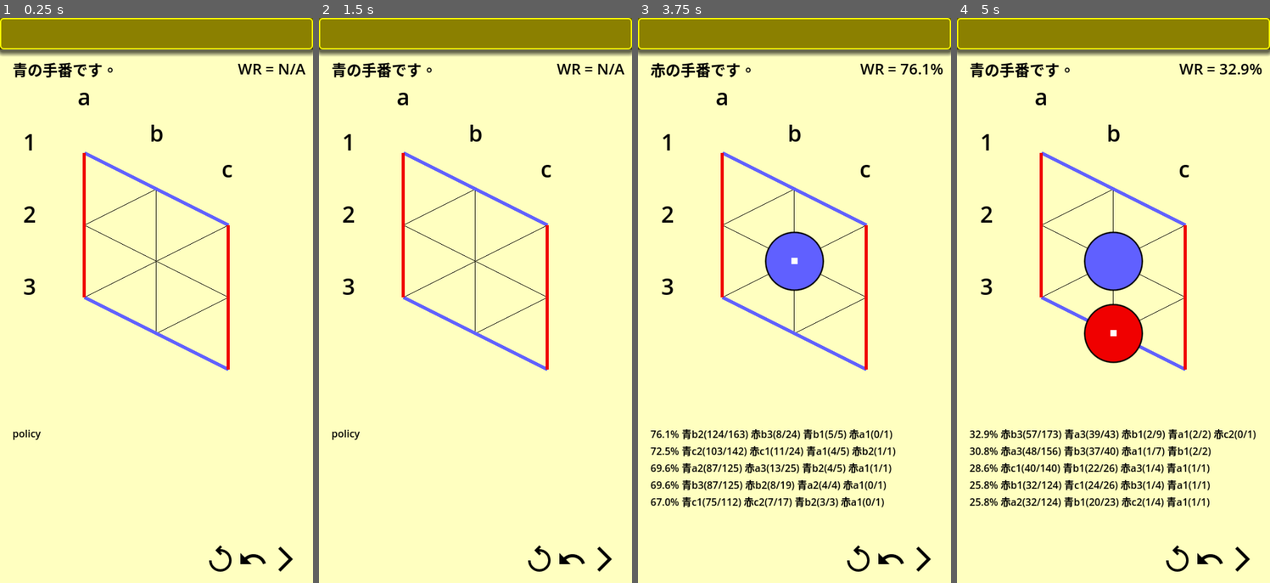
Above: before the commit, frames 1-4 (left to right).
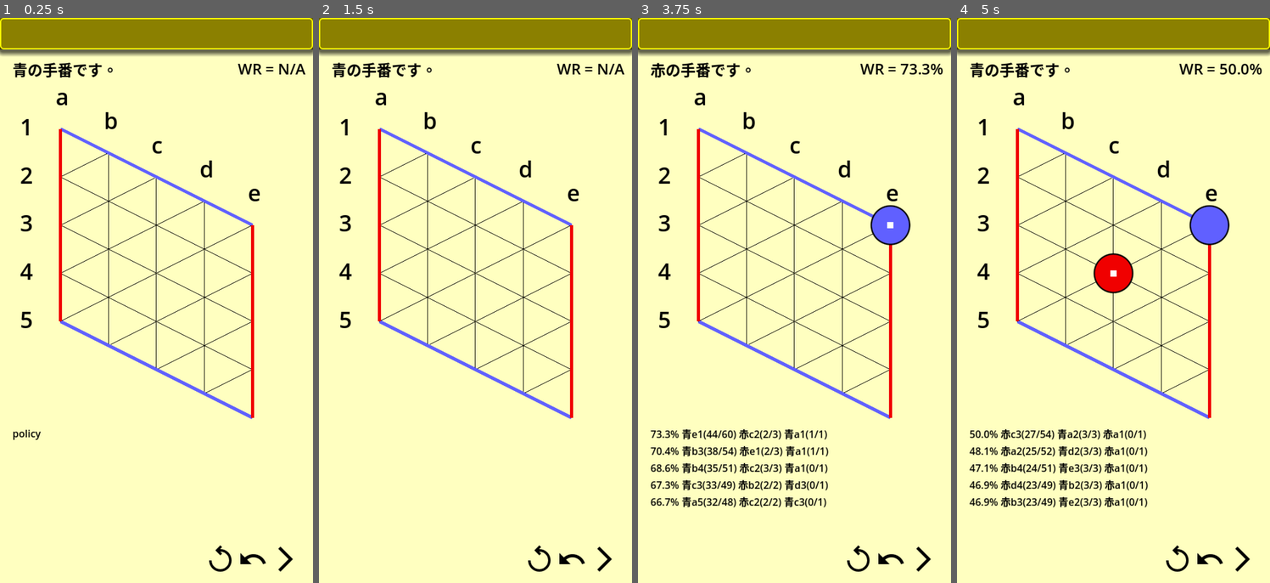
Above: after the commit, the same moments.

Repository: vivisuke/HexGame
Game: Godot game, scene res://main.tscn
Same seed, same stepped clock (60 frames per second), same inputs: the game is played once before the commit and once after it.
Inputs (mouse positions are in pixels of both pictures, inside the frame that each line leads up to):
- Up to frame 1 (0.25 s): no input
- Up to frame 2 (1.5 s): click (538, 560) at 0.5 s; click (572, 560) at 1.25 s
- Up to frame 3 (3.75 s): click (857, 560) at 2 s; click (857, 560) at 2.75 s; click (922, 560) at 3.5 s
- Up to frame 4 (5 s): click (1241, 560) at 4.25 s

The runs differ from the first frame. In frame 1, 5.3% of the frame differs, in the area x 6-84%, y 13-71%; in frame 2, 5.4%; in frame 3, 11%; in frame 4, 12%, in the area x 3-96%, y 8-87%.

Commit message:
0085 ◎ C 02/11 02/11 0.001│ToDo│C++ プロジェクト追加

Diff:
--- a/hexgame/scripts/Board.gd
+++ b/hexgame/scripts/Board.gd
@@ -5,7 +5,7 @@
 	#EMPTY = 0, BLACK, WHITE, BWALL, WWALL
 	EMPTY = 0, BLUE, RED, BWALL, WWALL
 }
-const N_HORZ = 3
+const N_HORZ = 5
 const ARY_WIDTH = N_HORZ + 1
 const ARY_HEIGHT = N_HORZ + 2
 const ARY_SIZE = ARY_WIDTH * ARY_HEIGHT
@@ -18,6 +18,7 @@
 var win_rate = 0.0
 var m_cells : PackedByteArray
 var m_gid : PackedByteArray	# 0 for 未探索 or 空欄、1以上 for 連結石群 id
+var m_gid_ex : PackedByteArray	# 0 for 未探索 or 空欄、1以上 for 連結石群 id
 var m_dist : PackedByteArray		# 0 for 未探索、1以上 for 距離+1
 var m_path : PackedByteArray		# 1以上：最短パス
 var m_ter_lst : PackedByteArray		# 末端位置リスト
@@ -27,10 +28,12 @@
 var policy_text = ""
 
 func xyToIndex(x, y): return (y+1)*ARY_WIDTH + x
+func ixToX(ix): return ix%ARY_WIDTH
 
 func _init():
 	m_cells.resize(ARY_SIZE)
 	m_gid.resize(ARY_SIZE)
+	m_gid_ex.resize(ARY_SIZE)
 	m_dist.resize(ARY_SIZE)
 	m_path.resize(ARY_SIZE)
 	m_eval.resize(ARY_SIZE)
@@ -38,6 +41,7 @@
 	init()
 func init():
 	m_gid.fill(0)
+	m_gid_ex.fill(0)
 	for y in range(N_HORZ):
 		m_cells[xyToIndex(-1, y)] = WWALL		# 赤壁 for 左右
 		for x in range(N_HORZ):
@@ -72,6 +76,13 @@
 		var txt = ""
 		for x in range(N_HORZ):
 			txt += "%3d"%m_gid[xyToIndex(x, y)]
+		print(txt)
+func print_gid_ex():
+	print("m_gid_ex[] = ")
+	for y in range(N_HORZ):
+		var txt = ""
+		for x in range(N_HORZ):
+			txt += "%3d"%m_gid_ex[xyToIndex(x, y)]
 		print(txt)
 func print_dist():
 	print("m_dist[] = ")
@@ -186,6 +197,61 @@
 			if (col == BLUE || col == RED) && m_gid[ix] == 0:
 				id += 1
 				check_connected_sub(ix, col, id)
+func is_connected_to_right(ix):
+	var x = ixToX(ix)
+	if x == N_HORZ - 1:
+		return true
+	if x == N_HORZ - 2 && m_cells[ix-ARY_WIDTH+1] == EMPTY && m_cells[ix+1] == EMPTY:
+		return true
+	return false
+func BFS_ex(ix) -> bool:
+	if m_gid_ex[ix-ARY_WIDTH] == 0 && m_cells[ix-ARY_WIDTH] == RED:
+		m_gid_ex[ix-ARY_WIDTH] = 1
+		if is_connected_to_right(ix-ARY_WIDTH): return true
+		if BFS_ex(ix-ARY_WIDTH): return true
+	if m_gid_ex[ix-ARY_WIDTH+1] == 0 && m_cells[ix-ARY_WIDTH+1] == RED:
+		m_gid_ex[ix-ARY_WIDTH+1] = 1
+		if is_connected_to_right(ix-ARY_WIDTH+1): return true
+		if BFS_ex(ix-ARY_WIDTH+1): return true
+	if m_gid_ex[ix-1] == 0 && m_cells[ix-1] == RED:
+		m_gid_ex[ix-1] = 1
+		if is_connected_to_right(ix-1): return true
+		if BFS_ex(ix-1): return true
+	if m_gid_ex[ix+1] == 0 && m_cells[ix+1] == RED:
+		m_gid_ex[ix+1] = 1
+		if is_connected_to_right(ix+1): return true
+		if BFS_ex(ix+1): return true
+	if m_gid_ex[ix+ARY_WIDTH-1] == 0 && m_cells[ix+ARY_WIDTH-1] == RED:
+		m_gid_ex[ix+ARY_WIDTH-1] = 1
+		if is_connected_to_right(ix+ARY_WIDTH-1): return true
+		if BFS_ex(ix+ARY_WIDTH-1): return true
+	if m_gid_ex[ix+ARY_WIDTH] == 0 && m_cells[ix+ARY_WIDTH] == RED:
+		m_gid_ex[ix+ARY_WIDTH] = 1
+		if is_connected_to_right(ix+ARY_WIDTH): return true
+		if BFS_ex(ix+ARY_WIDTH): return true
+	#
+	if (m_cells[ix-ARY_WIDTH] == EMPTY && m_cells[ix-ARY_WIDTH+1] == EMPTY &&
+		m_gid_ex[ix-ARY_WIDTH*2+1] == 0 && m_cells[ix-ARY_WIDTH*2+1] == RED):
+			m_gid_ex[ix-ARY_WIDTH*2+1] = 1
+			if is_connected_to_right(ix-ARY_WIDTH*2+1): return true
+			if BFS_ex(ix-ARY_WIDTH*2+1): return true
+	return false
+func check_h_connected_ex() -> bool:	# 弱連結考慮 左右辺連結判定
+	m_gid_ex.fill(0)
+	var lst = []
+	for y in range(N_HORZ):
+		var ix = xyToIndex(0, y)
+		if m_cells[ix] == RED:
+			m_gid_ex[ix] = 1
+			lst.push_back(ix)
+	for y in range(N_HORZ):
+		var ix = xyToIndex(1, y)
+		if m_cells[ix] == RED && m_cells[ix-1] == EMPTY && m_cells[ix-ARY_WIDTH-1] == EMPTY:
+			m_gid_ex[ix] = 1
+			lst.push_back(ix)
+	for ix in lst:
+		if BFS_ex(ix): return true
+	return false
 func BFS_sub(dist, col):
 	#m_next_ter.clear()
 	m_next_ter = PackedByteArray()
--- a/hexgame/scripts/main.gd
+++ b/hexgame/scripts/main.gd
@@ -67,15 +67,18 @@
 		$BoardRect.view_path = true
 	else:
 		#bd.print()
-		bd.BFS(pos.x, pos.y)
+		#bd.BFS(pos.x, pos.y)
 		#bd.print_dist()
+		bd.check_h_connected_ex()
+		bd.print_gid_ex()
 		next = (Board.BLUE + Board.RED) - next
 		print_next()
 		#bd.print_gid()
-		bd.eval_empty()
-		bd.print_eval()
+		#bd.eval_empty()
+		#bd.print_eval()
 func _input(event):
 	if event is InputEventMouseButton && event.is_pressed():
+		$PolicyLabel.text = ""
 		var pos = get_global_mouse_position() - $BoardRect.position
 		print("pos = ", pos)
 		var xy = $BoardRect.posToXY(pos)
@@ -112,6 +115,7 @@
 func _on_restart_button_pressed():
 	init_board()
 	$BoardRect.init()
+	$PolicyLabel.text = ""
 	pass # Replace with function body.
 
 
@@ -132,4 +136,5 @@
 	$BoardRect.put_pos = p
 	$BoardRect.view_path = false
 	$BoardRect.queue_redraw()
+	$PolicyLabel.text = ""
 	pass # Replace with function body.
Not shown, changed: .gitignore
Not shown, changed: HexGame.spr
Not shown, added: HexGameCpp/HexGameCpp.sln
Not shown, added: HexGameCpp/HexGameCpp/HexGameCpp.cpp
Not shown, added: HexGameCpp/HexGameCpp/HexGameCpp.vcxproj
Not shown, added: HexGameCpp/HexGameCpp/HexGameCpp.vcxproj.filters
